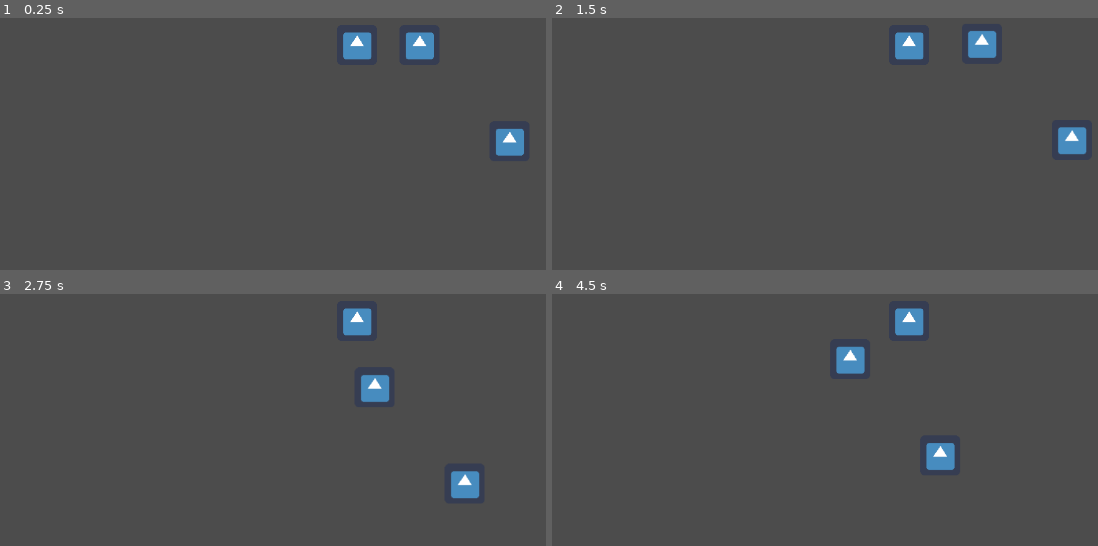
Above: before the commit, frames 1-4 (two rows, left to right).
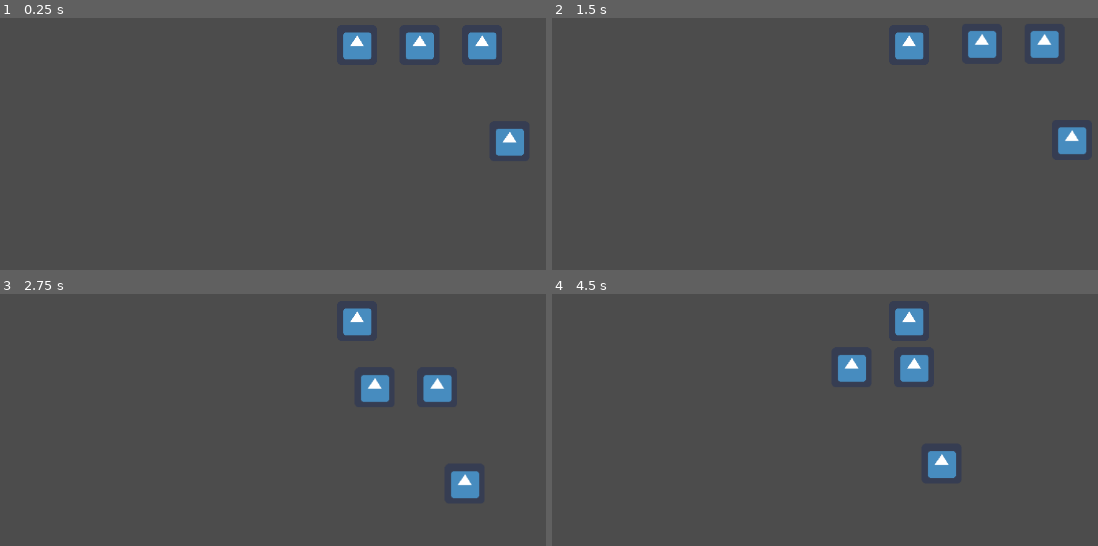
Above: after the commit, the same moments.

Repository: Frostings/skills-demo
Game: Godot game, scene res://Scenes/World.tscn
Two runs of this game, one before a commit and one after it. Both use one fixed random seed, a clock stepped at 60 frames per second and the inputs below. The engine's default icon, where the game draws it, is replaced by a stand-in: a white triangle on a blue panel in a dark square.
Inputs (mouse positions are in pixels of both pictures, inside the frame that each line leads up to):
- Up to frame 1 (0.25 s): no input
- Up to frame 2 (1.5 s): tap Enter at 0.5 s; move the mouse to (972, 45) at 0.52 s; hold Right mouse button (move_command) 0.53-1.28 s; move the mouse to (748, 68) at 1.27 s; tap S (stop) at 1.35 s
- Up to frame 3 (2.75 s): tap Space (reset_camera) at 2 s; move the mouse to (outside the picture) at 2.02 s; hold Right mouse button (move_command) from 2.03 s (still down)
- Up to frame 4 (4.5 s): move the mouse to (868, 409) at 2.77 s; release Right mouse button (move_command) at 2.78 s; tap S (stop) at 2.85, 4.35 s; tap Space (reset_camera) at 3.5 s; move the mouse to (outside the picture) at 3.52 s; hold Right mouse button (move_command) 3.53-4.28 s; move the mouse to (outside the picture) at 4.27 s

The runs differ from the first frame. In frame 1, 0.6% of the frame differs, in the area x 85-92%, y 5-17%; in frame 2, 0.6%; in frame 3, 0.6%; in frame 4, 1.6%, in the area x 52-74%, y 20-74%.

Commit message:
AOE and Seeker effects

Diff:
--- a/Scenes/Scripts/Effects/AOEEffect.gd
+++ b/Scenes/Scripts/Effects/AOEEffect.gd
@@ -1,20 +1,73 @@
+# AOE Effect creates a zone that reports bodies in that zone. It must have an Area2D as a child
 extends Effect
-
 class_name AOEEffect
 
-export (float, 0, 500, 5) var aoe_radius: float = 100.0 setget set_aoe_radius, get_aoe_radius
+
+export (float, 0, 5, 0.1) var duration: float = 1
 
 onready var area: Area2D
+onready var bodies: Array = [] setget , get_bodies
+
+var _expire_timer: Timer
+
+
+func _ready() -> void:
+	# Find the Area2D node in our children
+	for child in get_children():
+		if child is Area2D:
+			area = child
+			break
+	if area == null:
+		print_debug( Utility.ERROR_NO_NODE )
+
+	area.monitoring = false
+	if area.connect( "body_entered", self, "_on_body_entered" ):
+		print_debug( Utility.ERROR_SIGNAL )
+	if area.connect( "body_exited", self, "_on_body_exited" ):
+		print_debug( Utility.ERROR_SIGNAL )
+
+	# Create the expire timer
+	_expire_timer = Timer.new()
+	_expire_timer.name = "ExpireTimer"
+	_expire_timer.one_shot = true
+	_expire_timer.autostart = false
+	_expire_timer.wait_time = duration
+	if _expire_timer.connect( "timeout", self, "_on_expire_timer_timeout" ):
+		print_debug( Utility.ERROR_SIGNAL )
+	add_child(_expire_timer)
 
 
 # Play the effect
-func play( _mouse_posn: Vector2, _target: Node2D = null ) -> void:
-	pass
+func play( _mouse_posn: Vector2, _target: PhysicsBody2D = null ) -> void:
+	area.monitoring = true
+	_expire_timer.start()
 
 
-func set_aoe_radius( value: float ) -> void:
-	aoe_radius = stepify( value, 0.01 )
+func _on_expire_timer_timeout() -> void:
+	area.monitoring = false
 
 
-func get_aoe_radius() -> float:
-	return aoe_radius
+func get_bodies() -> Array:
+	return bodies
+
+
+# TODO: Perhaps move this somewhere else
+class SortByName:
+	static func sort( a: PhysicsBody2D, b: PhysicsBody2D ) -> bool:
+		if a.name < b.name:
+			return true
+		return false
+
+
+func _on_body_entered( body: PhysicsBody2D ) -> void:
+	if body == _actor:
+		return
+	var i: int = bodies.bsearch_custom( body, SortByName, "sort" )
+	bodies.insert( i, body )
+
+
+func _on_body_exited( body: PhysicsBody2D ) -> void:
+	if body == _actor:
+		return
+	var i: int = bodies.bsearch_custom( body, SortByName, "sort" )
+	bodies.remove( i )
--- a/Scenes/Scripts/Effects/BuffEffect.gd
+++ b/Scenes/Scripts/Effects/BuffEffect.gd
@@ -1,6 +1,6 @@
 extends Effect
+class_name BuffEffect
 
-class_name BuffEffect
 
 export (float, 0, 5, 0.25) var _duration: float = 1.0 setget set_duration, get_duration
 
@@ -13,11 +13,11 @@
 	_buff_timer.set_one_shot( true )
 	_buff_timer.set_autostart( false )
 	if _buff_timer.connect("timeout", self, "_on_buff_timer_timeout"):
-		print_debug("Buff timer already connected")
+		print_debug( Utility.ERROR_SIGNAL )
 	add_child( _buff_timer )
 
 # Play the effect
-func play( _mouse_posn: Vector2 = Vector2(), _target: Node2D = null ) -> void:
+func play( _mouse_posn: Vector2 = Vector2(), _target: PhysicsBody2D = null ) -> void:
 	_buff_timer.start()
 
 
--- a/Scenes/Scripts/Effects/DashEffect.gd
+++ b/Scenes/Scripts/Effects/DashEffect.gd
@@ -1,27 +1,30 @@
 extends Effect
+class_name DashEffect
 
-class_name DashEffect
 
 export (float, 0, 500, 5) var dash_range: float setget set_dash_range, get_dash_range
 export (float, 0, 5, 0.01) var speed: float
+export (bool) var fixed_range: bool = true setget set_fixed_range, get_fixed_range
 
 var dash_tween: Tween
-
+var _target: PhysicsBody2D
 
 func _ready():
 	dash_tween = Tween.new()
 	if dash_tween.connect( "tween_completed", self, "_on_dash_completed" ):
-		print_debug( "Error connecting Tween's signal" )
+		print_debug( Utility.ERROR_SIGNAL )
 	add_child( dash_tween )
 
 
 # Play the effect
-func play( mouse_posn: Vector2, target: Node2D = null ) -> void:
+func play( mouse_posn: Vector2, target: PhysicsBody2D = null ) -> void:
 	var direction: Vector2
 	var destination: Vector2
+	_target = target
 
 	# We have a target queued. Dash to it.
 	if target:
+
 		direction = target.get_position() - _actor.get_position()
 		direction = direction.normalized()
 
@@ -42,15 +45,20 @@
 
 	if !dash_tween.interpolate_property( _actor, "position", _actor.get_position(), destination, speed,
 			Tween.TRANS_LINEAR, Tween.EASE_OUT_IN, delay ):
-		print_debug( "Error setting Tween's interpolate_property" )
+		print_debug( Utility.ERROR_INTERPOLATE )
 
 	if !dash_tween.start():
-		print_debug( "Error starting Tween" )
+		print_debug( Utility.ERROR_TWEEN_START )
 
 
 # After dashing, snap out of colliders
 func _on_dash_completed( _actor: KinematicBody2D, _key: NodePath ) -> void:
 	var _collision: KinematicCollision2D = _actor.move_and_collide( Vector2(0,0) )
+
+	# Play any effects in its children when finished
+	for child in get_children():
+		if child is Effect:
+			child.play( _actor.position, _target )
 
 
 func set_dash_range( value: float ) -> void:
@@ -59,3 +67,11 @@
 
 func get_dash_range() -> float:
 	return dash_range
+
+
+func set_fixed_range( value: bool ) -> void:
+	fixed_range = stepify( value, STEP )
+
+
+func get_fixed_range() -> bool:
+	return fixed_range
--- a/Scenes/Scripts/Effects/Effect.gd
+++ b/Scenes/Scripts/Effects/Effect.gd
@@ -1,11 +1,11 @@
 extends Node2D
+class_name Effect, "res://Assets/CustomIcons/Effect.png"
 
-class_name Effect, "res://Assets/CustomIcons/Effect.png"
 
 const STEP = 0.001
 
-export (int, "Dash", "Blink", "AOE", "Buff") var type: int setget , get_type
-export (bool) var fixed_range: bool = true setget set_fixed_range, get_fixed_range
+#export (int, "Dash", "Blink", "AOE", "Buff") var type: int setget , get_type
+
 export (float, 0, 5, 0.01) var delay: float = 0.0 setget set_delay, get_delay
 
 var _actor: Node2D
@@ -22,24 +22,12 @@
 	_actor = get_parent().get_parent()
 
 
-func play( _mouse_posn: Vector2, _target: Node2D = null ) -> void:
+func play( _mouse_posn: Vector2, _target: PhysicsBody2D = null ) -> void:
 	pass
 
 
-#func get_target() -> Node2D:
-#	return target
-
-
-func set_fixed_range( value: bool ) -> void:
-	fixed_range = stepify( value, STEP )
-
-
-func get_fixed_range() -> bool:
-	return fixed_range
-
-
-func get_type() -> int:
-	return type
+#func get_type() -> int:
+#	return type
 
 
 func get_delay() -> float:
--- /dev/null
+++ b/Scenes/Scripts/Effects/Seeker.gd
@@ -0,0 +1,52 @@
+extends Node2D
+class_name Seeker
+
+signal seeker_hit
+
+var speed: float setget set_speed, get_speed
+var radius: float = 0 setget set_radius, get_radius
+
+var actor: PhysicsBody2D setget set_actor, get_actor
+var target: PhysicsBody2D setget set_target, get_target
+
+
+func _physics_process( _delta: float ) -> void:
+	# Follow the target every frame
+	position += ( target.position - position ).normalized() * speed * _delta
+	look_at( target.position )
+	if ( target.position - position ).length() <= target.radius + radius:
+		emit_signal( "seeker_hit", target )
+		hide()
+		queue_free()
+
+
+func set_target( value: PhysicsBody2D ) -> void:
+	target = value
+
+
+func get_target() -> PhysicsBody2D:
+	return target
+
+
+func set_speed( value: float ) -> void:
+	speed = stepify( value, 1 )
+
+
+func get_speed() -> float:
+	return speed
+
+
+func set_radius( value: float ) -> void:
+	speed = stepify( value, 1 )
+
+
+func get_radius() -> float:
+	return speed
+
+
+func set_actor( value: PhysicsBody2D ) -> void:
+	actor = value
+
+
+func get_actor() -> PhysicsBody2D:
+	return actor
--- /dev/null
+++ b/Scenes/Scripts/Effects/SeekingEffect.gd
@@ -0,0 +1,50 @@
+# SeekingEffect must have a target. It will follow the target and signal when it reaches it
+
+extends Effect
+class_name SeekingEffect
+
+export (float, 5, 5000, 5) var speed: float setget set_speed, get_speed
+export (float, 0, 500, 1) var radius: float = 0 setget set_radius, get_radius
+export ( Texture ) var texture: Texture
+
+var seeker_script: Reference = preload("res://Scenes/Scripts/Effects/Seeker.gd")
+
+
+# Play the effect
+func play( _mouse_posn: Vector2, _target: PhysicsBody2D = null ) -> void:
+	_create_seeker( _target )
+
+
+func _create_seeker( _target: PhysicsBody2D ) -> void:
+	var seeker: Sprite = Sprite.new()
+	seeker.set_script( seeker_script )
+	seeker.actor = _actor
+	seeker.texture = texture
+	seeker.target = _target
+	seeker.position = global_position
+	seeker.speed = speed
+	if seeker.connect( "seeker_hit", self, "on_seeker_hit" ):
+		print_debug( Utility.ERROR_SIGNAL )
+	get_owner().add_child( seeker )
+
+
+func on_seeker_hit( target: PhysicsBody2D ) -> void:
+	for child in get_children():
+		if child is Effect:
+			child.play( Vector2(), target )
+
+
+func set_radius( value: float ) -> void:
+	radius = stepify( value, 1 )
+
+
+func get_radius() -> float:
+	return radius
+
+
+func set_speed( value: float ) -> void:
+	speed = stepify( value, 1 )
+
+
+func get_speed() -> float:
+	return speed
--- a/Scenes/Scripts/Effects/ShieldEffect.gd
+++ b/Scenes/Scripts/Effects/ShieldEffect.gd
@@ -1,15 +1,15 @@
 extends BuffEffect
-
 class_name ShieldEffect
 
 signal shield_added
 signal shield_expired
 
+
 export (int, 10) var _shield_amount: int = 1 setget set_shield_amount, get_shield_amount
 
 
 # Play the effect
-func play( _mouse_posn: Vector2 = Vector2(), _target: Node2D = null ) -> void:
+func play( _mouse_posn: Vector2 = Vector2(), _target: PhysicsBody2D = null ) -> void:
 	emit_signal( "shield_added", _shield_amount )
 	.play()
 
--- a/Scenes/Scripts/Enemy.gd
+++ b/Scenes/Scripts/Enemy.gd
@@ -3,11 +3,8 @@
 signal enemy_hovered
 signal enemy_unhovered
 
+
 export (int, 0, 100, 5) var radius: int = 35 setget , get_radius
-
-
-func _init() -> void:
-	pass
 
 
 func _ready() -> void:
--- a/Scenes/Scripts/Player.gd
+++ b/Scenes/Scripts/Player.gd
@@ -1,13 +1,13 @@
 extends KinematicBody2D
+class_name Player
 
-class_name Player
 
 export (int, 0, 500, 5) var speed := 200
 
 var target := Vector2()
 var velocity := Vector2()
-var queued_target: Node2D
-var hovered_target: Node2D
+var queued_target: PhysicsBody2D
+var hovered_target: PhysicsBody2D
 var queued_cast_range: float
 var queued_skill: Skill
 var shield_amount: int = 0
@@ -55,7 +55,7 @@
 
 
 # queue a target to attack or use a skill on
-func queue_target( _target: Node2D, _cast_range: float, _skill:TargetQueue ) -> void:
+func queue_target( _target: PhysicsBody2D, _cast_range: float, _skill:TargetQueue ) -> void:
 	movement_queued = true
 	queued_target = _target
 	queued_cast_range = _cast_range
@@ -74,7 +74,7 @@
 
 
 # Use a skill on a target
-func _use_skill( skill:Skill, _target: Node2D ) -> int:
+func _use_skill( skill:Skill, _target: PhysicsBody2D ) -> int:
 	var mouse_posn: Vector2 = get_global_mouse_position()
 	var skill_status = skill.use( mouse_posn, _target )
 
@@ -105,10 +105,10 @@
 	return false
 
 
-func _on_enemy_hovered( _target: Node2D ) -> void:
+func _on_enemy_hovered( _target: PhysicsBody2D ) -> void:
 	hovered_target = _target
 
 
-func _on_enemy_unhovered( _target: Node2D ) -> void:
+func _on_enemy_unhovered( _target: PhysicsBody2D ) -> void:
 	if hovered_target == _target:
 		hovered_target = null
--- a/Scenes/Scripts/Skills/BasicAttack.gd
+++ b/Scenes/Scripts/Skills/BasicAttack.gd
@@ -1,18 +1,17 @@
 extends TargetQueue
+class_name BasicAttack
 
-class_name BasicAttack
 
 export (bool) var melee = true setget , is_melee
 
-func use( mouse_posn: Vector2, _target: Node2D = null ) -> int:
-	var skill_status: int = .use( mouse_posn, _target )
-
-	if skill_status != SkillStatus.USED:
-		return skill_status
-
-	# TODO:
-	print( "ATTACK" )
-	return skill_status
+#func use( mouse_posn: Vector2, _target: PhysicsBody2D = null ) -> int:
+#	var skill_status: int = .use( mouse_posn, _target )
+#
+#	if skill_status != SkillStatus.USED:
+#		return skill_status
+#
+#	# TODO:
+#	return skill_status
 
 
 func is_melee() -> bool:
--- a/Scenes/Scripts/Skills/GroundImmediate.gd
+++ b/Scenes/Scripts/Skills/GroundImmediate.gd
@@ -1,6 +1,5 @@
 # GroundImmediate is a skill that will cast irrespective of the mouse position.
 extends Skill
-
 class_name GroundImmediate, "res://Assets/CustomIcons/GroundImmediate.png"
 
 
@@ -8,7 +7,7 @@
 	pass
 
 
-func use( mouse_posn: Vector2, _target: Node2D = null ) -> int:
+func use( mouse_posn: Vector2, _target: PhysicsBody2D = null ) -> int:
 	var skill_status: int = .use( mouse_posn )
 	if skill_status != SkillStatus.USED:
 		return skill_status
--- a/Scenes/Scripts/Skills/Skill.gd
+++ b/Scenes/Scripts/Skills/Skill.gd
@@ -1,6 +1,6 @@
 extends Node2D
+class_name Skill, "res://Assets/CustomIcons/Skill.png"
 
-class_name Skill, "res://Assets/CustomIcons/Skill.png"
 
 enum SkillStatus {
 	USED,
@@ -21,22 +21,18 @@
 var actor: Node2D
 
 
-func _init() -> void:
+func _ready() -> void:
 	actor = get_parent()
 	available_charges = charges
 
 	# Create the cooldown timer
 	cooldown_timer = Timer.new()
 	if cooldown_timer.connect( "timeout", self, "_on_cooldown_timer_timeout" ):
-		print_debug( "Error connecting Timer" )
+		print_debug( Utility.ERROR_SIGNAL )
 	cooldown_timer.set_one_shot( false )
 	cooldown_timer.set_autostart( false )
 	cooldown_timer.set_wait_time( cooldown )
 	add_child( cooldown_timer )
-
-
-func _ready():
-	_init()
 
 
 # Add an effect to the skill
@@ -47,16 +43,14 @@
 
 
 # Play all my effects
-func play_effects( mouse_posn: Vector2, target: Node2D = null ) -> void:
+func play_effects( mouse_posn: Vector2, target: PhysicsBody2D = null ) -> void:
 	for node in get_children():
-		if (node is Effect):
+		if node is Effect:
 			node.play( mouse_posn, target )
-#	for effect in effects:
-#		effect.play( mouse_posn, target )
 
 
 # General check to see if the skill is on cool down, or if I am crowd controlled
-func use( _mouse_posn: Vector2, target: Node2D = null ) -> int:
+func use( _mouse_posn: Vector2, target: PhysicsBody2D = null ) -> int:
 	if !available_charges:
 		return SkillStatus.ON_COOLDOWN
 	if actor.is_crowd_controlled() and !bypass_cc:
@@ -71,7 +65,7 @@
 	return SkillStatus.USED
 
 
-func is_in_range( _target: Node2D ) -> bool:
+func is_in_range( _target: PhysicsBody2D ) -> bool:
 	if cast_range == 0.0:
 		return true
 	return ( _target.get_position() - actor.get_position() ).length() <= cast_range + _target.get_radius()
--- a/Scenes/Scripts/Skills/TargetQueue.gd
+++ b/Scenes/Scripts/Skills/TargetQueue.gd
@@ -1,14 +1,9 @@
 # TargetQueue must have selected target. It will walk towards the target if not in range and queue the skill.
 extends Skill
-
 class_name TargetQueue, "res://Assets/CustomIcons/TargetQueue.png"
 
 
-func _init() -> void:
-	pass
-
-
-func use( mouse_posn: Vector2, target: Node2D = null ) -> int:
+func use( mouse_posn: Vector2, target: PhysicsBody2D = null ) -> int:
 	var skill_status: int = .use( mouse_posn, target )
 
 	if skill_status != SkillStatus.USED and skill_status != SkillStatus.QUEUED:
--- a/Scenes/Scripts/World.gd
+++ b/Scenes/Scripts/World.gd
@@ -4,6 +4,10 @@
 func _ready() -> void:
 	# TODO: connect each Enemy instances' signals to pass down to the Player
 	if $Enemy.connect("enemy_hovered", $Player, "_on_enemy_hovered"):
-		print_debug("Error connecting signal")
+		print_debug( Utility.ERROR_SIGNAL )
 	if $Enemy.connect("enemy_unhovered", $Player, "_on_enemy_unhovered"):
-		print_debug("Error connecting signal")
+		print_debug( Utility.ERROR_SIGNAL )
+	if $Enemy2.connect("enemy_hovered", $Player, "_on_enemy_hovered"):
+		print_debug( Utility.ERROR_SIGNAL )
+	if $Enemy2.connect("enemy_unhovered", $Player, "_on_enemy_unhovered"):
+		print_debug( Utility.ERROR_SIGNAL )
--- a/Scenes/World.tscn
+++ b/Scenes/World.tscn
@@ -6,11 +6,14 @@
 [ext_resource path="res://Scenes/Scripts/Skills/TargetQueue.gd" type="Script" id=4]
 [ext_resource path="res://Scenes/Scripts/Effects/DashEffect.gd" type="Script" id=5]
 [ext_resource path="res://Scenes/Scripts/Effects/AOEEffect.gd" type="Script" id=6]
-[ext_resource path="res://Scenes/Scripts/Effects/ShieldEffect.gd" type="Script" id=7]
+[ext_resource path="res://Scenes/Player.tscn" type="PackedScene" id=7]
 [ext_resource path="res://Scenes/Scripts/Skills/BasicAttack.gd" type="Script" id=8]
-[ext_resource path="res://Scenes/Player.tscn" type="PackedScene" id=9]
+[ext_resource path="res://Scenes/Scripts/Effects/SeekingEffect.gd" type="Script" id=10]
 
-[sub_resource type="SpriteFrames" id=1]
+[sub_resource type="CircleShape2D" id=1]
+radius = 150.0
+
+[sub_resource type="SpriteFrames" id=2]
 animations = [ {
 "frames": [ ExtResource( 1 ) ],
 "loop": true,
@@ -35,33 +38,44 @@
 [node name="World" type="Node2D"]
 script = ExtResource( 3 )
 
-[node name="Player" parent="." instance=ExtResource( 9 )]
+[node name="Player" parent="." instance=ExtResource( 7 )]
 
 [node name="TargetQueue" type="Node2D" parent="Player"]
 script = ExtResource( 4 )
 
+[node name="AOEEffect" type="Node2D" parent="Player/TargetQueue"]
+script = ExtResource( 6 )
+
+[node name="Area2D" type="Area2D" parent="Player/TargetQueue/AOEEffect"]
+
+[node name="CollisionShape2D" type="CollisionShape2D" parent="Player/TargetQueue/AOEEffect/Area2D"]
+shape = SubResource( 1 )
+
 [node name="DashEffect" type="Node2D" parent="Player/TargetQueue"]
 script = ExtResource( 5 )
 dash_range = 100.0
-speed = 0.02
 
-[node name="AOEEffect" type="Node2D" parent="Player/TargetQueue"]
-script = ExtResource( 6 )
-
-[node name="ShieldEffect" type="Node2D" parent="Player/TargetQueue"]
-script = ExtResource( 7 )
+[node name="SeekingEffect" type="Node2D" parent="Player/TargetQueue/DashEffect"]
+script = ExtResource( 10 )
+speed = 100.0
+texture = ExtResource( 1 )
 
 [node name="BasicAttack" type="Node2D" parent="Player"]
 script = ExtResource( 8 )
 
+[node name="SeekingEffect" type="Node2D" parent="Player/BasicAttack"]
+script = ExtResource( 10 )
+speed = 100.0
+texture = ExtResource( 1 )
+
 [node name="Wall" type="AnimatedSprite" parent="."]
 position = Vector2( 244.069, 153.95 )
-frames = SubResource( 1 )
+frames = SubResource( 2 )
 
 [node name="StaticBody2D" type="StaticBody2D" parent="Wall"]
 
 [node name="CollisionShape2D" type="CollisionShape2D" parent="Wall/StaticBody2D"]
-shape = SubResource( 2 )
+shape = SubResource( 3 )
 
 [node name="Enemy" type="KinematicBody2D" parent="."]
 position = Vector2( 100, 0 )
@@ -69,9 +83,22 @@
 script = ExtResource( 2 )
 
 [node name="CollisionShape2D" type="CollisionShape2D" parent="Enemy"]
-shape = SubResource( 3 )
+shape = SubResource( 4 )
 
 [node name="AnimatedSprite" type="AnimatedSprite" parent="Enemy"]
-frames = SubResource( 4 )
+frames = SubResource( 5 )
+
+[node name="Enemy2" type="KinematicBody2D" parent="."]
+position = Vector2( 200, 0 )
+input_pickable = true
+script = ExtResource( 2 )
+
+[node name="CollisionShape2D" type="CollisionShape2D" parent="Enemy2"]
+shape = SubResource( 4 )
+
+[node name="AnimatedSprite" type="AnimatedSprite" parent="Enemy2"]
+frames = SubResource( 5 )
 [connection signal="mouse_entered" from="Enemy" to="Enemy" method="_on_mouse_entered"]
 [connection signal="mouse_exited" from="Enemy" to="Enemy" method="_on_mouse_exited"]
+[connection signal="mouse_entered" from="Enemy2" to="Enemy2" method="_on_mouse_entered"]
+[connection signal="mouse_exited" from="Enemy2" to="Enemy2" method="_on_mouse_exited"]
--- /dev/null
+++ b/Utility.gd
@@ -0,0 +1,7 @@
+extends Node
+class_name Utility
+
+const ERROR_SIGNAL: String = "Warning: Signal already connected"
+const ERROR_NO_NODE: String = "Error: Node not found!"
+const ERROR_INTERPOLATE: String = "Warning: Interpolate property is false"
+const ERROR_TWEEN_START: String = "Warning: Tween failed to start"
--- a/project.godot
+++ b/project.godot
@@ -44,6 +44,16 @@
 "language": "GDScript",
 "path": "res://Scenes/Scripts/Player.gd"
 }, {
+"base": "Node2D",
+"class": "Seeker",
+"language": "GDScript",
+"path": "res://Scenes/Scripts/Effects/Seeker.gd"
+}, {
+"base": "Effect",
+"class": "SeekingEffect",
+"language": "GDScript",
+"path": "res://Scenes/Scripts/Effects/SeekingEffect.gd"
+}, {
 "base": "BuffEffect",
 "class": "ShieldEffect",
 "language": "GDScript",
@@ -58,6 +68,11 @@
 "class": "TargetQueue",
 "language": "GDScript",
 "path": "res://Scenes/Scripts/Skills/TargetQueue.gd"
+}, {
+"base": "Node",
+"class": "Utility",
+"language": "GDScript",
+"path": "res://Utility.gd"
 } ]
 _global_script_class_icons={
 "AOEEffect": "",
@@ -67,9 +82,12 @@
 "Effect": "res://Assets/CustomIcons/Effect.png",
 "GroundImmediate": "res://Assets/CustomIcons/GroundImmediate.png",
 "Player": "",
+"Seeker": "",
+"SeekingEffect": "",
 "ShieldEffect": "",
 "Skill": "res://Assets/CustomIcons/Skill.png",
-"TargetQueue": "res://Assets/CustomIcons/TargetQueue.png"
+"TargetQueue": "res://Assets/CustomIcons/TargetQueue.png",
+"Utility": ""
 }
 
 [application]
Binary file removed: Assets/CustomIcons/TargetQueue.aseprite
Not shown: 2 places in Scenes/World.tscn that only renumber resources
